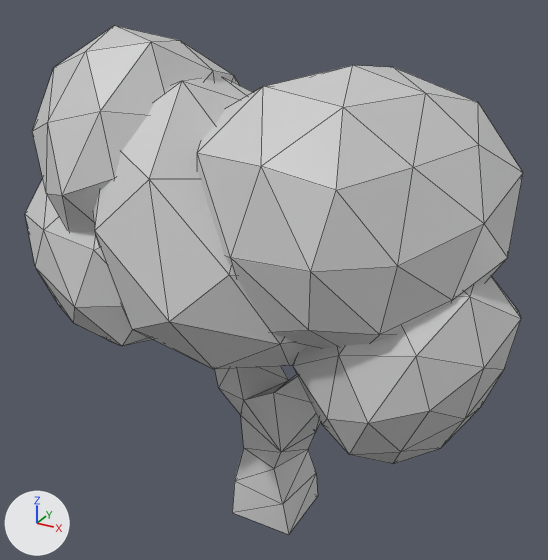
The COLLADA model SpacesheepStrike/SpacesheepStrike/art.scnassets/Trees/Tree7.dae as it was, and as the next commit left it.
The view is the same before and after, from a camera (50 mm lens) standing at (11.46, -20.84, 20.08) and looking at (-0.35, 0.64, 9.34). Lighting does not change. The marker at lower left points along +X, +Y and +Z. Mesh edges are drawn as thin lines. Where no turn or scale is listed for an object, it has been applied to the vertices.

Names of what the first picture shows: 'OakTree1'.
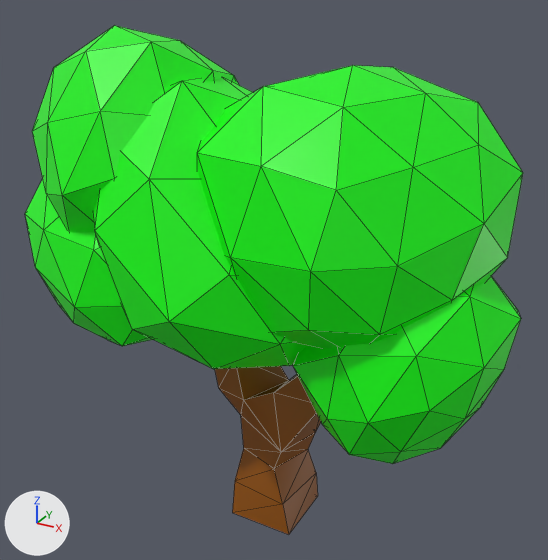
The newer file is also rescaled (x0.2) as a whole; pictures and numbers use the older file's frame.

Location of each change, [x1, y1, x2, y2] in pixels of the pictures (548 x 560 px):
'OakTree1', recoloured (grey to green): [25, 26, 523, 534] in both

The edits, one by one:
Material 'OakTreeTrunk' (mat_oaktreetrunk) changes colour from light grey #cccccc to brown #945200; in linear values from (0.604, 0.604, 0.604) to (0.294, 0.0844, 0.0).
Material 'OakTreeLeaf' (mat_oaktreeleaf) changes colour from light grey #cccccc to green #00f900; in linear values from (0.604, 0.604, 0.604) to (0.0, 0.948, 0.0).
